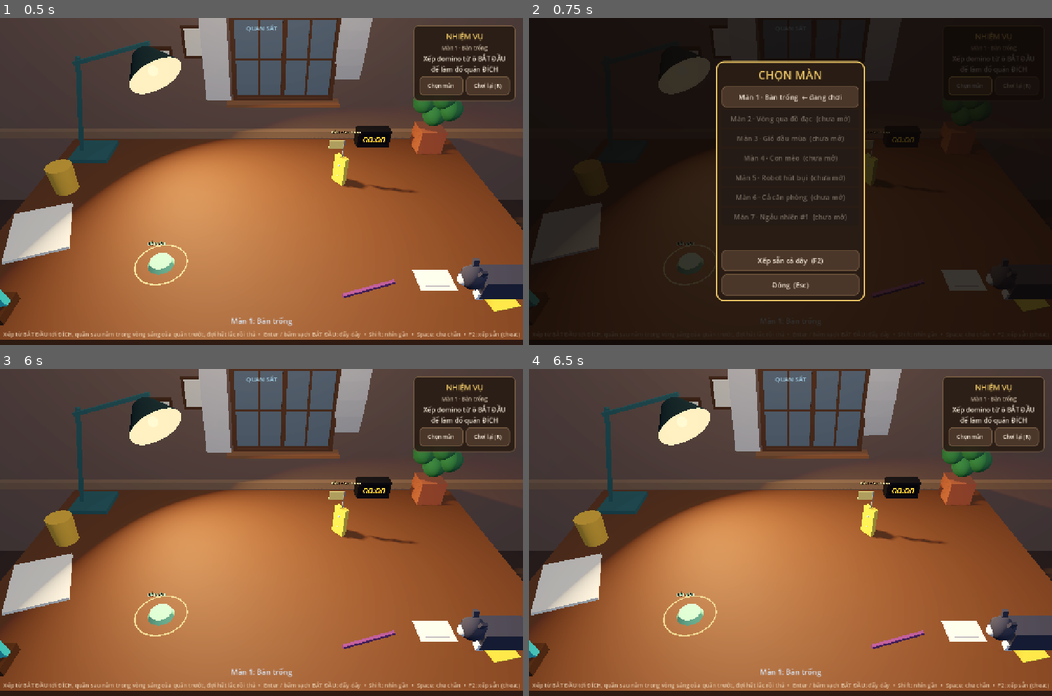
Above: before the commit, frames 1-4 (two rows, left to right).
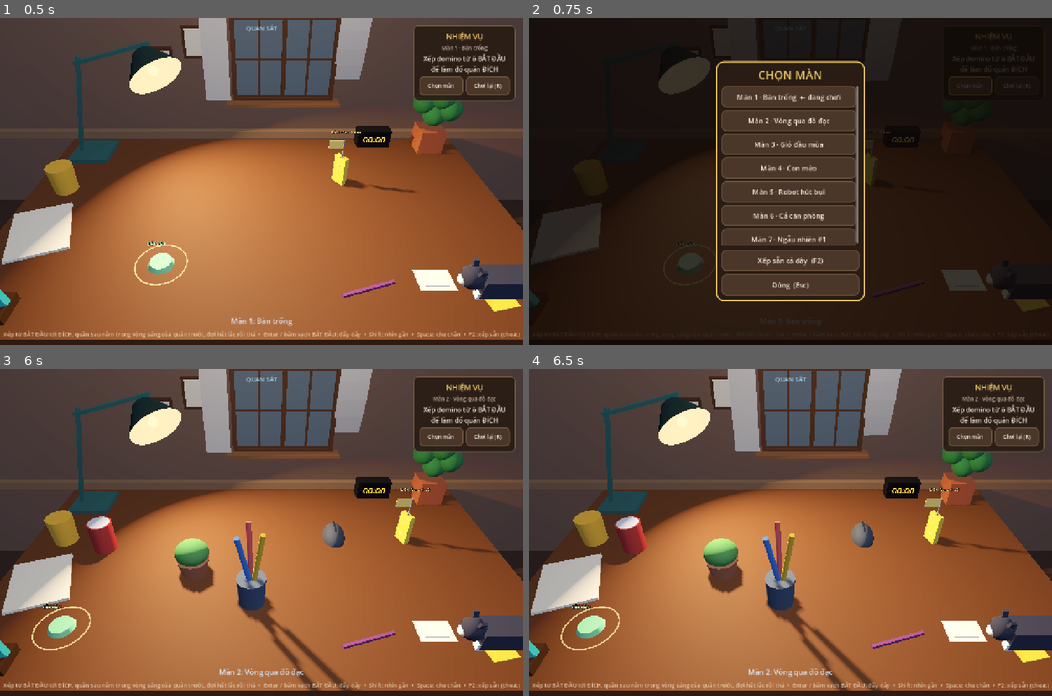
Above: after the commit, the same moments.

Repository: khaitd2605/cat
Game: Godot game, scene res://scenes/main_3d.tscn
The game is run twice, just before and just after one commit, with the same random seed, the same clock (stepped at 60 frames per second) and the same inputs.
Inputs:
- Up to frame 1 (0.5 s): no input
- Up to frame 2 (0.75 s): click "Chọn màn" at 0.5 s
- Up to frame 3 (6 s): click "Chơi lại (R)" at 1.25 s; click "Màn 1 · Bàn trống ← đang chơi" at 2 s; click "Chọn màn" at 2.75 s; click "Xếp sẵn cả dây (F2)" at 3.5 s; click "Chơi lại (R)" at 4.25 s; click "Chọn màn" at 5 s; click "Màn 1 · Bàn trống ← đang chơi" (after the commit: "Màn 2 · Vòng qua đồ đạc") at 5.75 s
- Up to frame 4 (6.5 s): no input

Frame 1 is identical in both runs. In frame 2, 9.8% of the frame differs, in the area x 36-63%, y 20-70%; in frame 3, 6.0%; in frame 4, 6.0%.

Commit message:
feat: mọi màn đều chơi được, không cần mở khoá
Chiến dịch là một tập bàn để chơi, không phải cái thang để trèo. `reached`
vẫn còn nhưng không gác cửa nữa - nó chỉ nhớ campaign đã đi tới đâu để menu
tiếp tục liệt kê những bàn đó sau khi nhảy về màn 1.

- go_to_level() bỏ clamp theo `reached`, chỉ chặn số âm
- _load_progress() không ép `level` về `reached` nữa
- menu bỏ hẳn nhánh khoá: không còn nhãn "(chưa mở)", không còn disabled

Co-Authored-By: Claude Opus 5 (1M context) <noreply@anthropic.com>

Diff:
--- a/scripts/autoload/game_manager.gd
+++ b/scripts/autoload/game_manager.gd
@@ -15,8 +15,9 @@
 var elapsed := 0.0
 ## Index into LevelSet.LEVELS.
 var level := 0
-## Highest level index reached. Kept so quitting mid-campaign does not cost the
-## progress, which matters more here than a level-select screen would.
+## Highest level index reached. Nothing is gated on it - every level is open
+## from the start - it only remembers how far the campaign has been taken so the
+## level menu keeps offering those desks after a jump back to the first one.
 var reached := 0
 
 func _ready() -> void:
@@ -34,10 +35,11 @@
 				# past the authored ones any index is a real desk.
 				level = maxi(0, int(args[i + 1]))
 
-## Jump straight to a level from the menu. The menu only offers levels already
-## reached, so this never hands out progress that was not earned.
+## Jump straight to a level from the menu. No gate: the campaign is a set of
+## desks to play, not a ladder to climb, so any level the menu lists is playable.
 func go_to_level(i: int) -> void:
-	level = clampi(i, 0, reached)
+	level = maxi(i, 0)
+	reached = maxi(reached, level)
 	_save_progress()
 	restart()
 
@@ -65,9 +67,9 @@
 	# No upper bound on `reached` any more, only sanity: the campaign is endless, so
 	# a large number here is a player who has been at it, not a corrupt save.
 	reached = clampi(int(cfg.get_value("progress", "reached", 0)), 0, 9999)
-	# Resume where the player left off, but never past what they have unlocked -
-	# a save written by a build with more levels in it must not open a door.
-	level = clampi(int(cfg.get_value("progress", "level", reached)), 0, reached)
+	# Resume where the player left off. Nothing to clamp against: no level is
+	# locked, so a save pointing at a far desk is just a player who got there.
+	level = clampi(int(cfg.get_value("progress", "level", reached)), 0, 9999)
 
 func _save_progress() -> void:
 	var cfg := ConfigFile.new()
--- a/scripts/ui/hud.gd
+++ b/scripts/ui/hud.gd
@@ -253,33 +253,24 @@
 	get_viewport().set_input_as_handled()
 
 ## Built fresh each time it opens, because `reached` moves while the game runs
-## and a stale row would offer a level that is not unlocked yet - or, worse,
-## refuse one that is.
+## and the list has to grow with it. Nothing here is locked - every row played.
 func _open_menu() -> void:
 	for old in _menu_rows.get_children():
 		old.queue_free()
-	# Every authored desk, everything unlocked past them, and one locked row so the
-	# player can always see there is a next one. Unbounded, hence the scroller.
+	# Every authored desk, everything the campaign has been taken to past them, and
+	# one more so there is always a next desk to step onto. Unbounded, hence the
+	# scroller.
 	var rows := maxi(LevelSet.authored(), GameManager.reached + 1)
-	# `level` is normally <= `reached`, but --autotest-level drops you straight onto
-	# a generated desk, and a menu that cannot show the level you are standing on is
+	# `level` can sit past `reached` when --autotest-level drops you straight onto a
+	# generated desk, and a menu that cannot show the level you are standing on is
 	# confusing in exactly the situation you opened it to get out of.
 	rows = maxi(rows, GameManager.level + 1)
 	for i in rows + 1:
 		var lv := LevelSet.at(i)
-		var open: bool = i <= GameManager.reached
 		var mark := "  ← đang chơi" if i == GameManager.level else ""
 		var row := UiTheme.button("Màn %d · %s%s" % [i + 1, lv["name"], mark],
 			17, Vector2(320, 42))
-		if open:
-			row.pressed.connect(func() -> void: GameManager.go_to_level(i))
-		else:
-			# Keeps the name: the row is a preview of where the campaign is going,
-			# and "chưa mở" alone told the player nothing about what they were
-			# working towards.
-			row.text = "Màn %d · %s  (chưa mở)" % [i + 1, lv["name"]]
-			row.disabled = true
-			row.add_theme_color_override("font_disabled_color", Color(0.6, 0.55, 0.5, 0.7))
+		row.pressed.connect(func() -> void: GameManager.go_to_level(i))
 		_menu_rows.add_child(row)
 	_menu.visible = true
 	get_tree().paused = true
